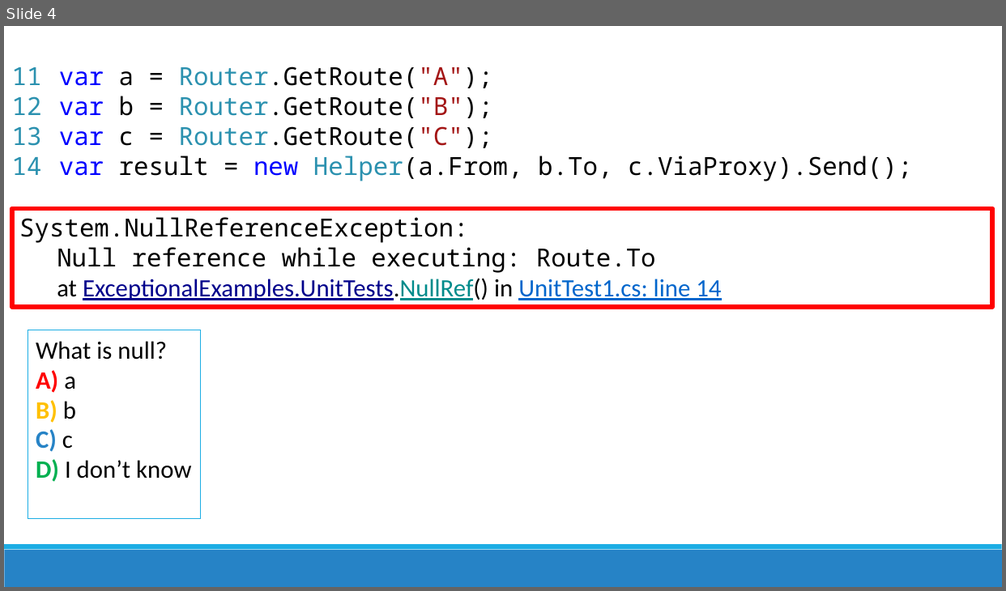
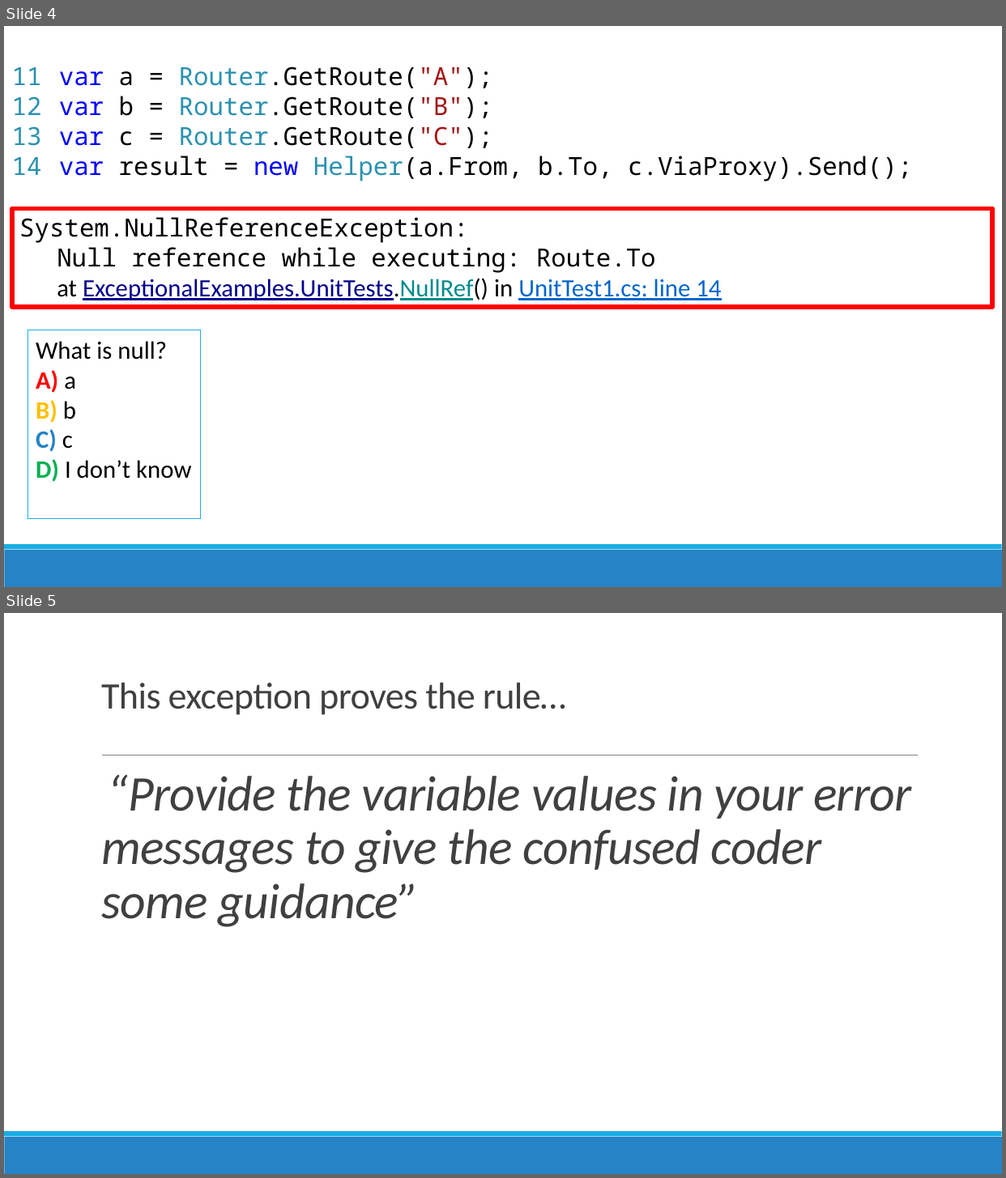
Before and after one commit to jamesrcounts/ExceptionalTalk, a slide deck: Talk.pptx. Shown one above the other, each under a label of ours: slide 4 before the commit, slides 4 and 5 after it. The pictures are 1006x591 and 1006x1178 pixels, drawn with LibreOffice and Linux fonts; fonts in the diff are those of the drawing. Boxes give left, top, right and bottom in pixels: in the first picture for what was removed or moved away, otherwise in the second. Text is boxed around its words. In the diff, an @@ line names an element or a change of style, - is before the commit and + after.

```diff
--- a/Talk.pptx
+++ b/Talk.pptx
@@ slide 5 added at bbox=[4, 613, 1002, 1174], background #FFFFFF; not listed: 2 template elements that a slide beside it also shows @@
@@ title added at bbox=[101, 683, 566, 715], 36 pt, text #404040 @@
+This exception proves the rule…
@@ line added from (102, 756) to (918, 756), #808080 0.5 pt @@
@@ text added at bbox=[101, 775, 912, 927], 48 pt, text #404040, italic @@
+  “Provide the variable values in your error messages to give the confused coder some guidance”
```
Also in this commit, not shown: 1 other file.
